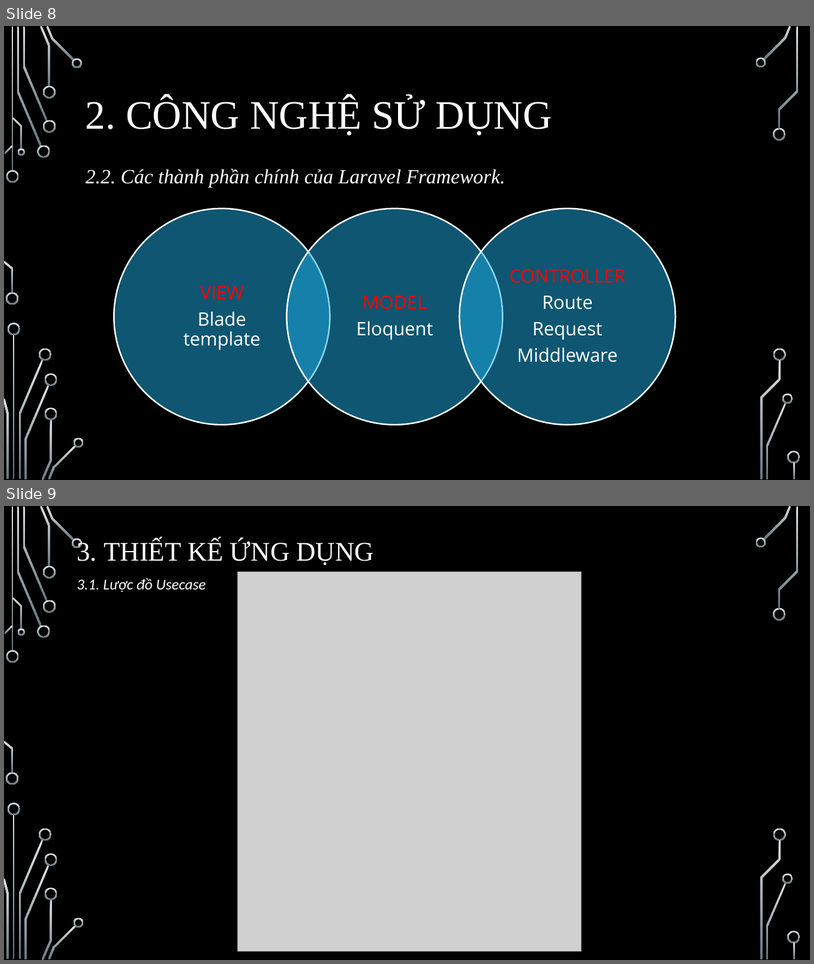
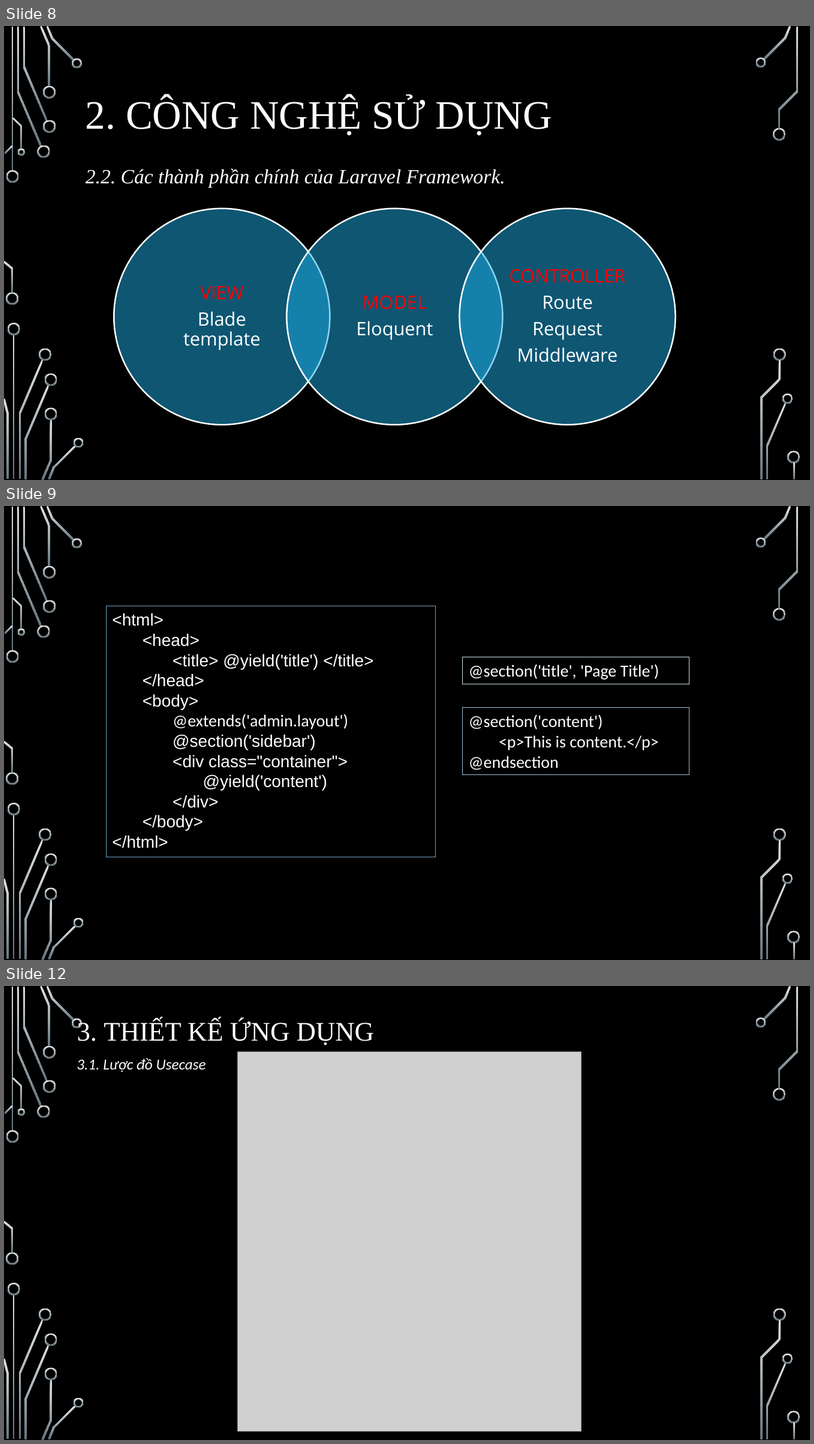
Before and after one commit to kiet1022/DoanHoiIT, a slide deck: FileBC/SlideBaoCaoVer2NotComplete.pptx. Shown one above the other, each under a label of ours: slides 8 and 9 before the commit, slides 8, 9 and 12 after it; the slides between them are not shown. The pictures are 814x964 and 814x1444 pixels, drawn with LibreOffice and Linux fonts; fonts in the diff are those of the drawing; grey boxes stand for pictures; background and template pictures are left out. Boxes give left, top, right and bottom in pixels: in the first picture for what was removed or moved away, otherwise in the second. Text is boxed around its words. In the diff, an @@ line names an element or a change of style, - is before the commit and + after.

```diff
--- a/FileBC/SlideBaoCaoVer2NotComplete.pptx
+++ b/FileBC/SlideBaoCaoVer2NotComplete.pptx
@@ slide 9 added at [4, 506, 810, 960], background picture (left out); not listed: 36 template elements that a slide beside it also shows @@
@@ rectangle added at [106, 606, 436, 857], outline #70A1C0 0.75 pt, 20 pt, text #FFFFFF @@
+<html>
+<head>
+<title> @yield('title') </title>
+</head>
+<body>
+@extends('admin.layout')
+@section('sidebar')
+<div class="container">
+@yield('content')
+</div>
+</body>
+</html>
@@ rectangle added at [463, 657, 690, 684], outline #CFE0EA 0.75 pt, 20 pt, text #FFFFFF @@
+@section('title', 'Page Title')
@@ rectangle added at [463, 708, 690, 775], outline #A0C1D5 0.75 pt, 20 pt, text #FFFFFF @@
+@section('content')
+<p>This is content.</p>
+@endsection
@@ what was slide 9 is now slide 12 @@
```
Also in this commit, not shown: 2 other slides added, 4 other files.
